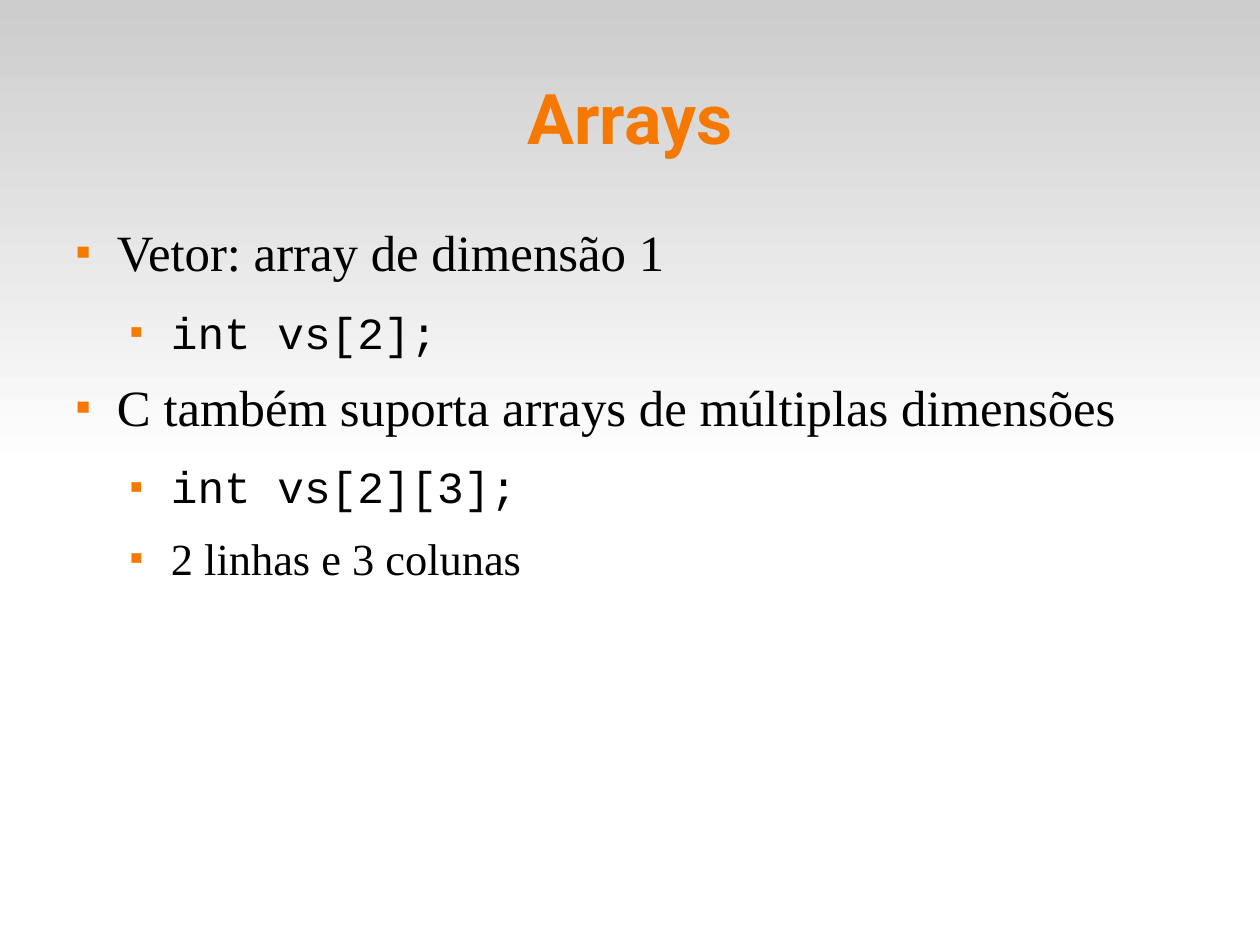
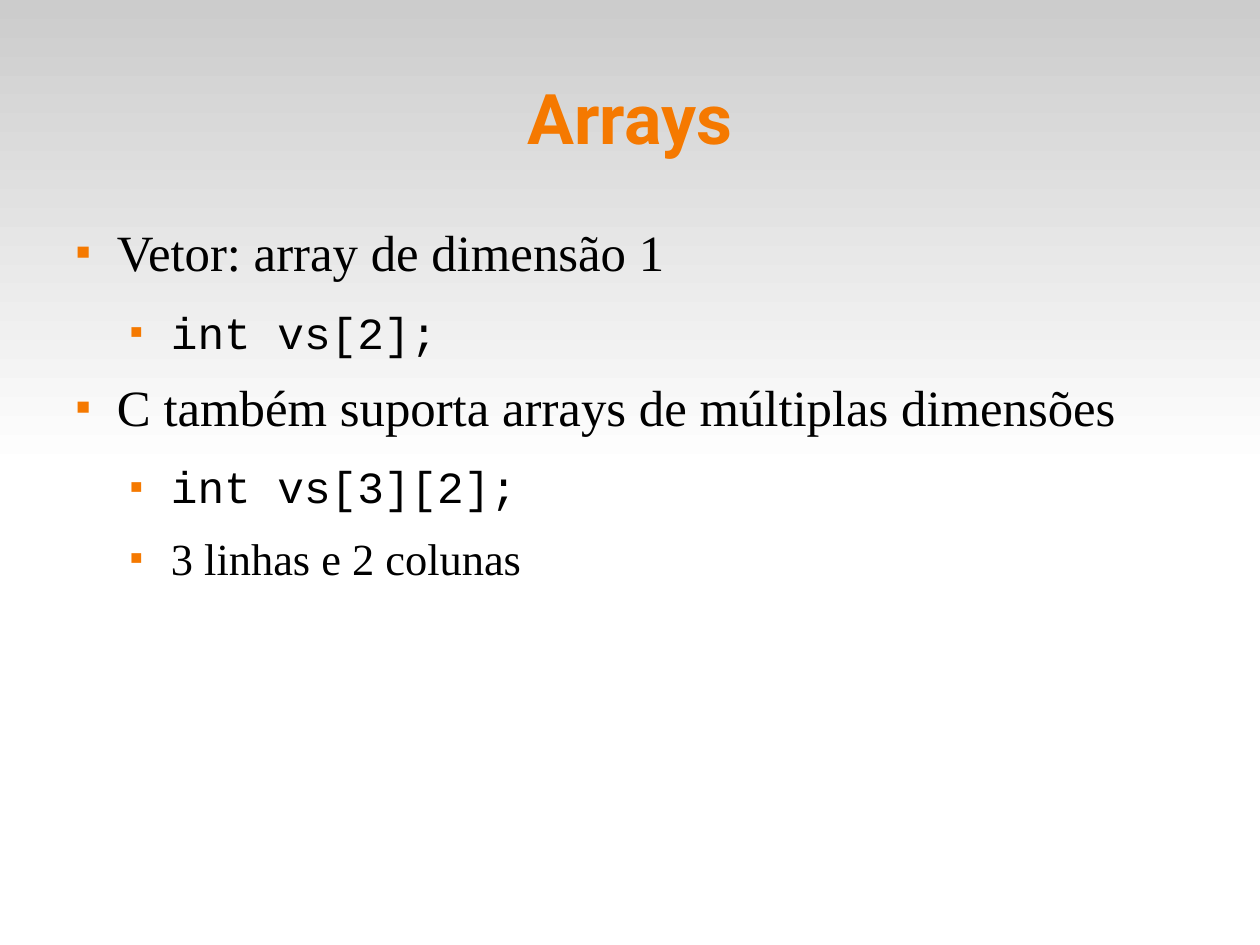
Before and after one commit to fsantanna-uerj/LP1, a slide deck: slide 5 of Slides/lp1-06-vetores.odp. Drawn at 1260x945 pixels with LibreOffice and Linux fonts; fonts in the diff are those of the drawing. Boxes give left, top, right and bottom in pixels: in the first picture for what was removed or moved away, otherwise in the second. Text is boxed around its words. In the diff, an @@ line names an element or a change of style, - is before the commit and + after.

```diff
--- a/Slides/lp1-06-vetores.odp
+++ b/Slides/lp1-06-vetores.odp
@@ text at bbox=[171, 472, 521, 576]: text changed @@
-  ■ int vs[2][3];
-  ■ 2 linhas e 3 colunas
+  ■ int vs[3][2];
+  ■ 3 linhas e 2 colunas
```
Also in this commit, not shown: 2 other slides changed, 4 other files.
